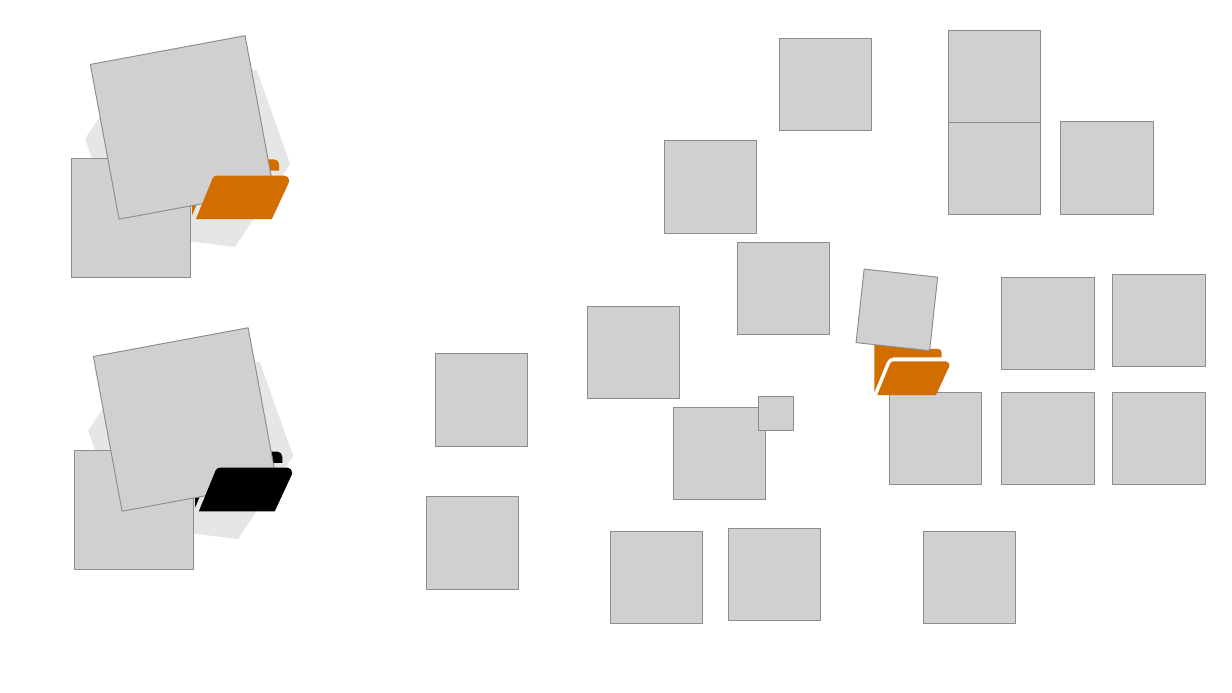
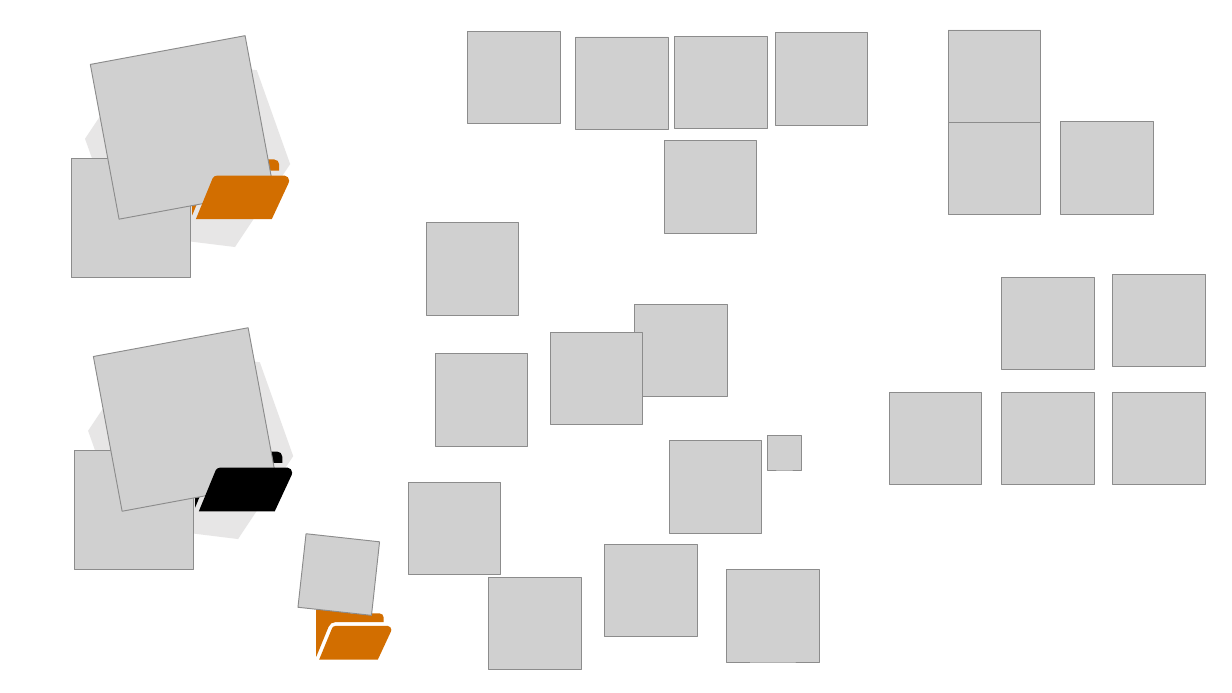
Before and after one commit to Racopokemon/ImageSort, a slide deck: slide 1 of graphics.pptx. Drawn at 1232x693 pixels with LibreOffice and Linux fonts; fonts in the diff are those of the drawing; grey boxes stand for pictures. Boxes give left, top, right and bottom in pixels: in the first picture for what was removed or moved away, otherwise in the second. Text is boxed around its words. In the diff, an @@ line names an element or a change of style, - is before the commit and + after.

```diff
--- a/graphics.pptx
+++ b/graphics.pptx
@@ picture added at (468,31,560,124) @@
@@ picture added at (576,37,668,129) @@
@@ picture added at (675,36,767,128) @@
@@ picture added at (775,33,868,126) @@
@@ picture: place and size @@
-picture at (923,531,1016,624)
+picture at (426,223,518,315)
@@ picture: place and size @@
-picture at (738,242,830,335)
+picture at (635,304,727,396)
@@ picture: place and size @@
-picture at (588,306,680,398)
+picture at (551,332,643,424)
@@ picture: place and size @@
-picture at (674,408,766,500)
+picture at (669,441,762,533)
@@ picture: place and size @@
-picture at (759,396,793,431)
+picture at (767,436,801,470)
@@ picture: place and size @@
-picture at (427,497,519,590)
+picture at (409,482,501,575)
@@ picture: place and size @@
-picture at (610,531,702,624)
+picture at (604,544,697,637)
@@ picture: place and size @@
-picture at (780,38,872,130)
+picture at (489,578,581,670)
@@ picture: place and size @@
-picture at (729,529,822,621)
+picture at (727,570,820,663)
@@ 2 freeform shapes, 1 picture: place and size @@
-2 freeform shapes, 1 picture at (857,269,949,395)
+2 freeform shapes, 1 picture at (298,534,391,660)
```
Also in this commit, not shown: 3 other files.
